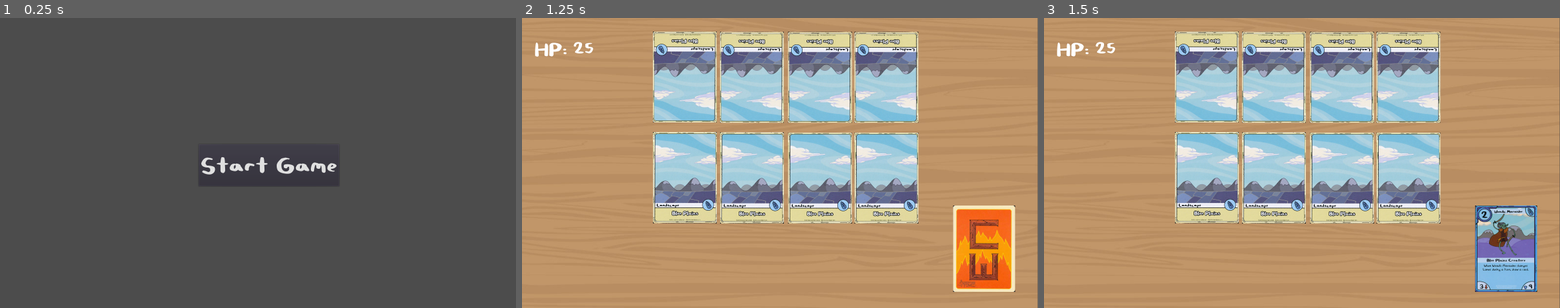
Above: before the commit, frames 1-3 (left to right).
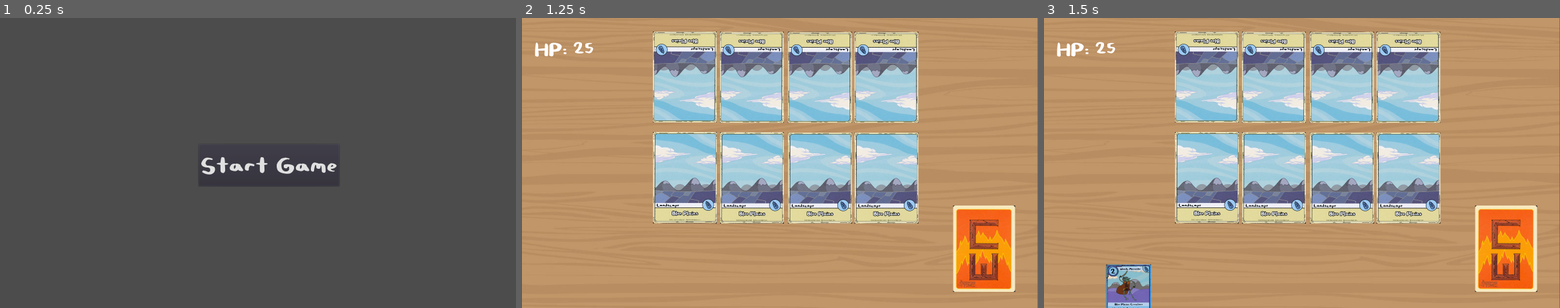
Above: after the commit, the same moments.

Repository: 641i130/card-wars-online
Game: Godot game, scene res://scenes/menu.tscn
Two runs of this game, one before a commit and one after it. Both use one fixed random seed, a clock stepped at 60 frames per second and the inputs below.
Inputs (mouse positions are in pixels of both pictures, inside the frame that each line leads up to):
- Up to frame 1 (0.25 s): no input
- Up to frame 2 (1.25 s): click "Start Game" at 0.5 s
- Up to frame 3 (1.5 s): tap Enter at 1.25 s; move the mouse to (1508, 250) at 1.27 s; click (1508, 250) at 1.42 s

Frames 1-2 are identical in both runs. In frame 3, 4.9% of the frame differs, in the area x 12-96%, y 64-100%.

Commit message:
Added card drawing function before the randomized card chooser for the players hand

Diff:
--- a/godot/objects/Area2D.gd
+++ b/godot/objects/Area2D.gd
@@ -1,17 +1,26 @@
 extends Area2D
 
-onready var card = get_tree().get_root().get_node("Desk/Deck/Card")
+# When loaded, set this variable to the  sprite in the player's hand
+onready var one = get_tree().get_root().get_node("Desk/Player Hand/One/One")
+onready var two = get_tree().get_root().get_node("Desk/Player Hand/Two/Two")
+onready var three = get_tree().get_root().get_node("Desk/Player Hand/Three/Three")
+onready var four = get_tree().get_root().get_node("Desk/Player Hand/Four/Four")
+onready var five = get_tree().get_root().get_node("Desk/Player Hand/Five/Five")
+
+onready var hand = [[0, one],[1, two], [2, three],[3, four],[4, five]]
+
 var rng = RandomNumberGenerator.new()
-
+onready var counter = 0;
 
 func _on_Area2D_input_event(viewport, event, shape_idx):
-	if event is InputEventMouseButton \
-	and event.button_index == BUTTON_LEFT \
-	and event.is_pressed():
+	if event is InputEventMouseButton and event.button_index == BUTTON_LEFT and event.is_pressed():
+		# If mouse click left button then give player a card
 		print("Click")
 		random_card()
 
 func random_card():
-	rng.randomize()
-	var rand_card = load("res://assets/cards/" +str(rng.randi_range(1, 512))+ ".jpg" )
-	card.set_texture(rand_card)
+	if counter <= 4:
+		rng.randomize()
+		var rand_card = load("res://assets/cards/" +str(rng.randi_range(1, 512))+ ".jpg" )
+		hand[counter][1].set_texture(rand_card)
+		counter+=1
--- a/godot/scenes/game.tscn
+++ b/godot/scenes/game.tscn
@@ -137,61 +137,61 @@
 [node name="Player Hand" type="Area2D" parent="."]
 position = Vector2( 1238.15, 793.147 )
 
-[node name="0" type="Area2D" parent="Player Hand"]
+[node name="One" type="Area2D" parent="Player Hand"]
 position = Vector2( -973.643, 84.6649 )
 
-[node name="Sprite" type="Sprite" parent="Player Hand/0"]
-position = Vector2( -1.99994, -15.3683 )
-scale = Vector2( 0.377863, 0.377863 )
-
-[node name="CollisionShape2D" type="CollisionShape2D" parent="Player Hand/0"]
+[node name="One" type="Sprite" parent="Player Hand/One"]
+position = Vector2( -1.99994, -15.3683 )
+scale = Vector2( 0.377863, 0.377863 )
+
+[node name="CollisionShape2D" type="CollisionShape2D" parent="Player Hand/One"]
 position = Vector2( -0.867737, -13.0841 )
 scale = Vector2( 0.841, 0.841 )
 shape = SubResource( 1 )
 
-[node name="1" type="Area2D" parent="Player Hand"]
+[node name="Two" type="Area2D" parent="Player Hand"]
 position = Vector2( -760.375, 83.5425 )
 
-[node name="Sprite" type="Sprite" parent="Player Hand/1"]
-position = Vector2( -1.99994, -15.3683 )
-scale = Vector2( 0.377863, 0.377863 )
-
-[node name="CollisionShape2D" type="CollisionShape2D" parent="Player Hand/1"]
+[node name="Two" type="Sprite" parent="Player Hand/Two"]
+position = Vector2( -1.99994, -15.3683 )
+scale = Vector2( 0.377863, 0.377863 )
+
+[node name="CollisionShape2D" type="CollisionShape2D" parent="Player Hand/Two"]
 position = Vector2( -0.867737, -13.0841 )
 scale = Vector2( 0.841, 0.841 )
 shape = SubResource( 1 )
 
-[node name="2" type="Area2D" parent="Player Hand"]
+[node name="Three" type="Area2D" parent="Player Hand"]
 position = Vector2( -484.937, 83.7125 )
 
-[node name="Sprite2" type="Sprite" parent="Player Hand/2"]
+[node name="Three" type="Sprite" parent="Player Hand/Three"]
 position = Vector2( -69.7825, -14.4157 )
 scale = Vector2( 0.377863, 0.377863 )
 
-[node name="CollisionShape2D" type="CollisionShape2D" parent="Player Hand/2"]
+[node name="CollisionShape2D" type="CollisionShape2D" parent="Player Hand/Three"]
 position = Vector2( -69.0912, -14.1447 )
 scale = Vector2( 0.841, 0.841 )
 shape = SubResource( 1 )
 
-[node name="3" type="Area2D" parent="Player Hand"]
+[node name="Four" type="Area2D" parent="Player Hand"]
 position = Vector2( -199.869, 82.9335 )
 
-[node name="Sprite3" type="Sprite" parent="Player Hand/3"]
+[node name="Four" type="Sprite" parent="Player Hand/Four"]
 position = Vector2( -143.828, -13.3847 )
 scale = Vector2( 0.377863, 0.377863 )
 
-[node name="CollisionShape2D" type="CollisionShape2D" parent="Player Hand/3"]
+[node name="CollisionShape2D" type="CollisionShape2D" parent="Player Hand/Four"]
 position = Vector2( -144.46, -13.4441 )
 scale = Vector2( 0.841, 0.841 )
 shape = SubResource( 1 )
 
-[node name="4" type="Area2D" parent="Player Hand"]
-
-[node name="Sprite4" type="Sprite" parent="Player Hand/4"]
+[node name="Five" type="Area2D" parent="Player Hand"]
+
+[node name="Five" type="Sprite" parent="Player Hand/Five"]
 position = Vector2( -137.677, 69.5488 )
 scale = Vector2( 0.377863, 0.377863 )
 
-[node name="CollisionShape2D" type="CollisionShape2D" parent="Player Hand/4"]
+[node name="CollisionShape2D" type="CollisionShape2D" parent="Player Hand/Five"]
 position = Vector2( -136.598, 69.8072 )
 scale = Vector2( 0.841, 0.841 )
 shape = SubResource( 1 )
